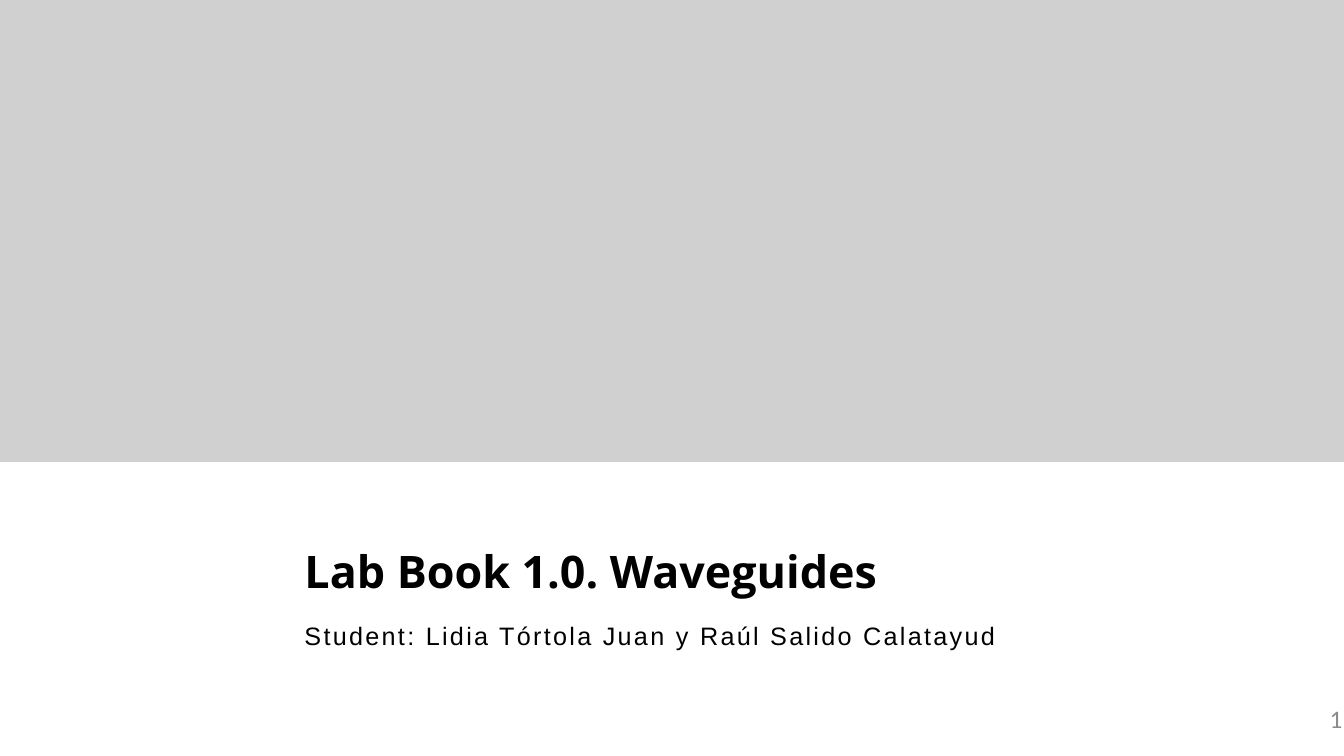
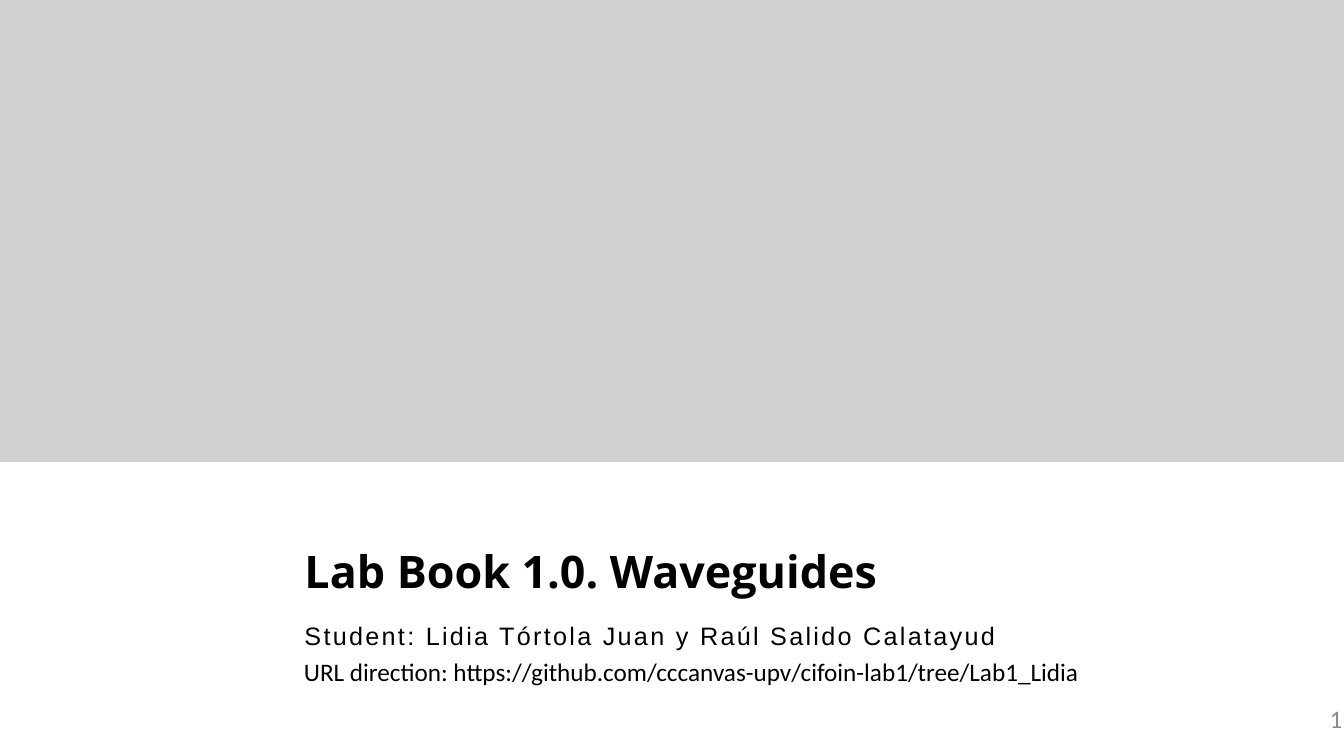
Before and after one commit to cccanvas-upv/cifoin-lab1, a slide deck: slide 1 of LabBook_10.pptx. Drawn at 1344x756 pixels with LibreOffice and Linux fonts; fonts in the diff are those of the drawing; grey boxes stand for pictures; background and template pictures are left out. Boxes give left, top, right and bottom in pixels: in the first picture for what was removed or moved away, otherwise in the second. Text is boxed around its words. In the diff, an @@ line names an element or a change of style, - is before the commit and + after.

```diff
--- a/LabBook_10.pptx
+++ b/LabBook_10.pptx
@@ text added at (304, 663, 1077, 686), 18 pt, text #000000 @@
+URL direction: https://github.com/cccanvas-upv/cifoin-lab1/tree/Lab1_Lidia
```
Also in this commit, not shown: 3 other slides changed, 5 slides added, 1 other file.
